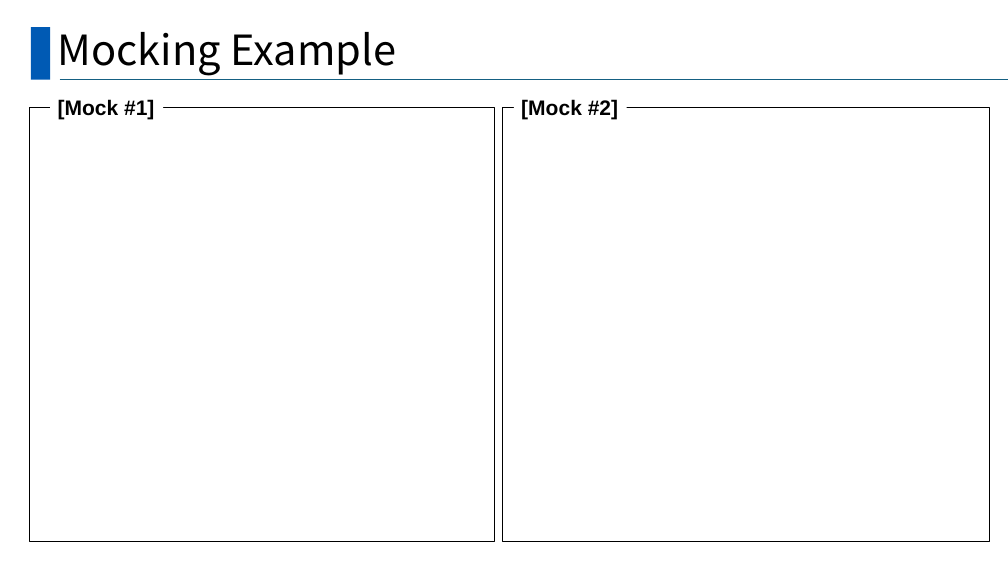
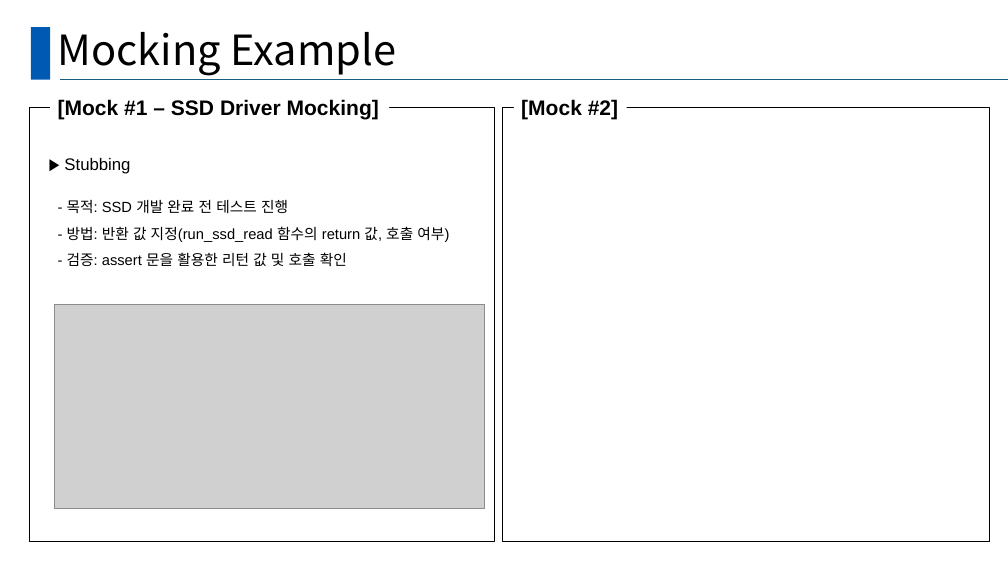
Before and after one commit to Hyominii/ssd, a slide deck: slide 7 of SSD_B_BestReviewer.pptx. Drawn at 1008x567 pixels with LibreOffice and Linux fonts; fonts in the diff are those of the drawing; grey boxes stand for pictures. Boxes give left, top, right and bottom in pixels: in the first picture for what was removed or moved away, otherwise in the second. Text is boxed around its words. In the diff, an @@ line names an element or a change of style, - is before the commit and + after.

Commit message:
[doc] TDD 페이지 작성 01

```diff
--- a/SSD_B_BestReviewer.pptx
+++ b/SSD_B_BestReviewer.pptx
@@ text at <box>58,99,379,120</box>: text changed @@
-[Mock #1]
+[Mock #1 – SSD Driver Mocking]
@@ text added at <box>64,158,130,174</box>, 16 pt, text #000000 @@
+▶ Stubbing
@@ text added at <box>67,200,449,266</box>, 14 pt, text #000000 @@
+- 목적: SSD 개발 완료 전 테스트 진행
+- 방법: 반환 값 지정(run_ssd_read 함수의 return 값, 호출 여부)
+- 검증: assert 문을 활용한 리턴 값 및 호출 확인
@@ picture added at <box>54,305,484,509</box> @@
```
